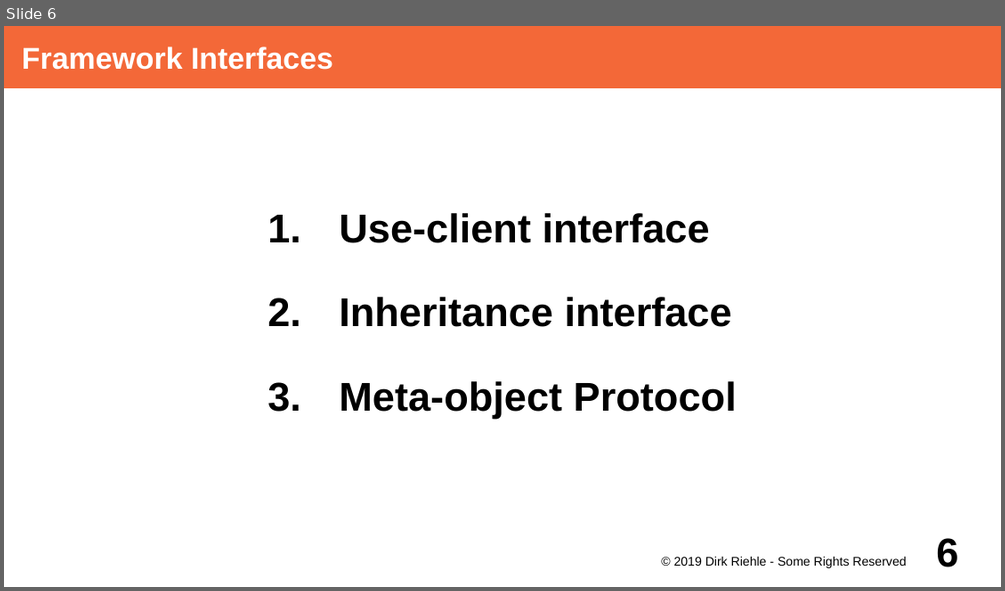
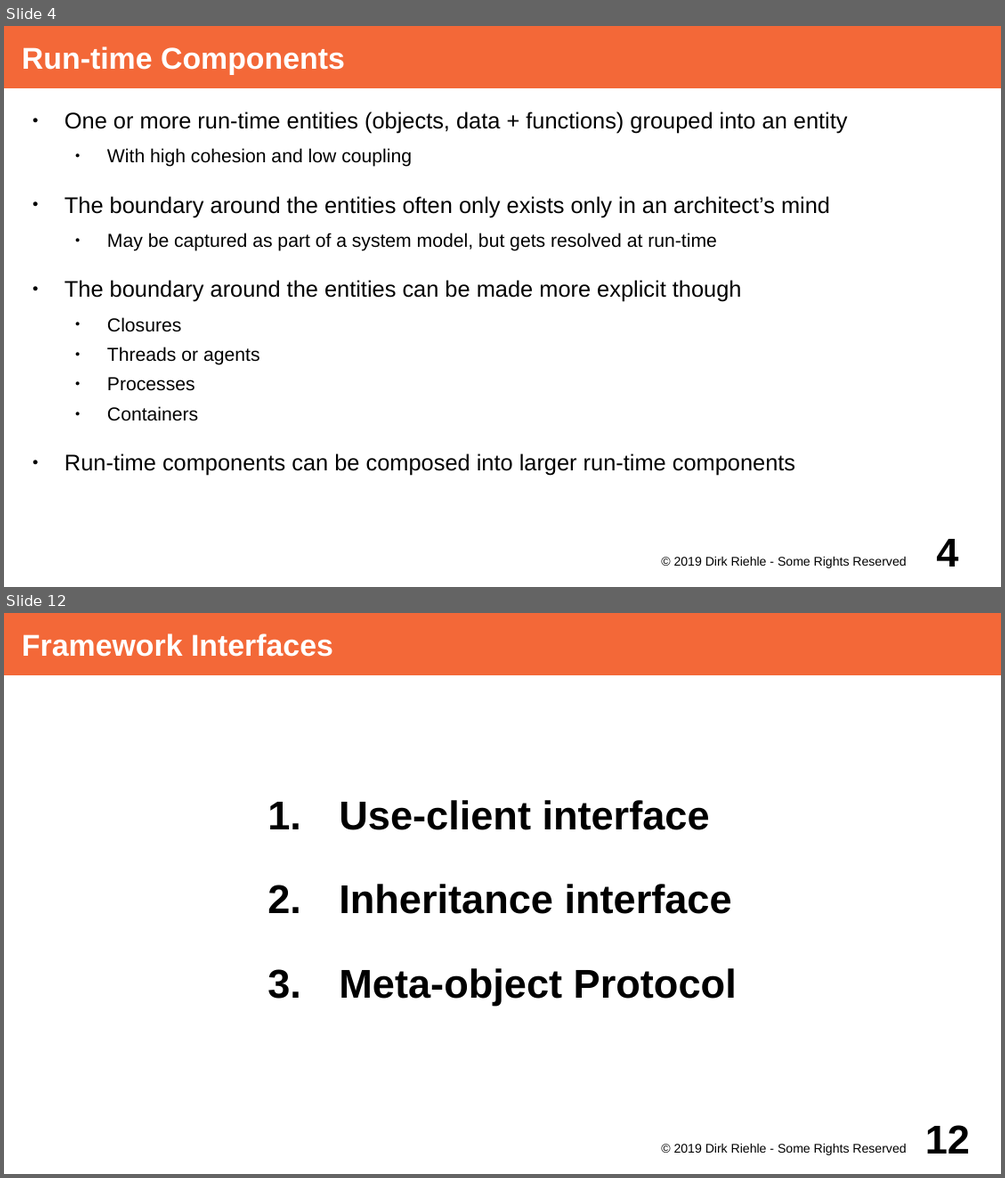
Before and after one commit to dirkriehle/adap-course, a slide deck: Lecture Slides/ADAP C12 - Object-oriented Frameworks.odp. Shown one above the other, each under a label of ours: slide 6 before the commit, slides 4 and 12 after it; the slides between them are not shown. The pictures are 1005x591 and 1005x1178 pixels, drawn with LibreOffice and Linux fonts; fonts in the diff are those of the drawing. Boxes give left, top, right and bottom in pixels: in the first picture for what was removed or moved away, otherwise in the second. Text is boxed around its words. In the diff, an @@ line names an element or a change of style, - is before the commit and + after.

Commit message:
Some progress on final slide deck re: object oriented frameworks

```diff
--- a/Lecture Slides/ADAP C12 - Object-oriented Frameworks.odp
+++ b/Lecture Slides/ADAP C12 - Object-oriented Frameworks.odp
@@ slide 4 added at <box>4,26,1001,587</box>, background #FFFFFF @@
@@ title added at <box>4,26,1001,88</box>, fill #F36838, 24 pt, text #FFFFFF, bold @@
+Run-time Components
@@ text added at <box>65,111,848,475</box>, 18 pt, text #000000 @@
+● One or more run-time entities (objects, data + functions) grouped into an entity
+  ● With high cohesion and low coupling
+● The boundary around the entities often only exists only in an architect’s mind
+  ● May be captured as part of a system model, but gets resolved at run-time
+● The boundary around the entities can be made more explicit though
+  ● Closures
+  ● Threads or agents
+  ● Processes
+  ● Containers
+● Run-time components can be composed into larger run-time components
@@ text added at <box>674,556,906,568</box>, 10 pt, text #000000 @@
+© 2019 Dirk Riehle - Some Rights Reserved
@@ page number added at <box>936,539,958,566</box>, 32 pt, text #000000, bold @@
+4
@@ what was slide 6 is now slide 12 @@
@@ page number at <box>925,1125,970,1153</box>: text changed @@
-6
+12
```
Also in this commit, not shown: 7 slides changed, 7 other slides added, 1 slide removed, 1 other file.
